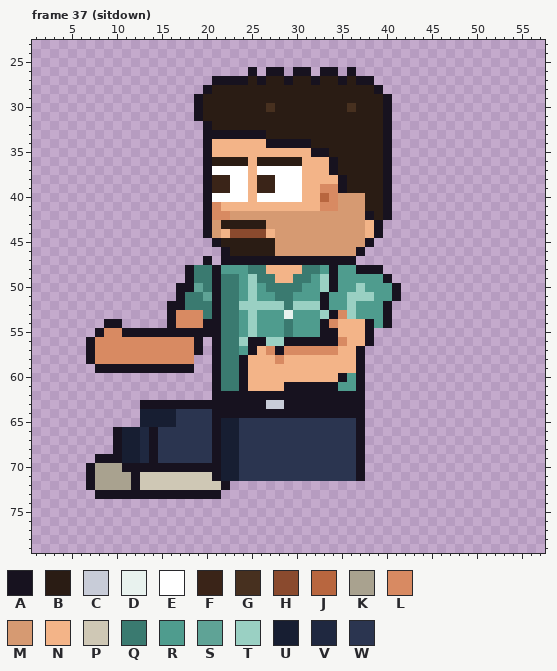
One commit to this pixel-art file: sprites/staff/casual_garrison_left_anim.aseprite. The picture above was drawn from the file before the commit.
64x80 pixels, 129 frames. Colours within 5 levels of each other are drawn and written as one. Shown: frame 37 (sitdown): x 1..57, y 23..79. The old version is drawn lined up with the new one. The commit also changed other frames, which this record leaves out.
Visible layers, top first: "Arm Top", "Beard", "Stubble", "Hair", "Face", "Watch", "Near Arm", "Collar", "Belt", "Shirt", "Body", "Back Arm", "Pants", "Shoes".
Palette (. is transparent): A #17121f  B #2a1c14  C #c8ccd8  D #e8f2ee  E #ffffff  F #3a2418  G #47301f  H #8a4a2e  J #b8663f  K #a9a28f  L #d88a62  M #d69a72  N #f3b488  P #cfc8b5  Q #3a7a70  R #4f9c8e  S #5fa396  T #9ad0c3  U #171e32  V #1f2840  W #2b3550
Pixels before, frame 37 (sitdown) (only the part around the change), first column x 1:
36 ...................ABBBBNBBBBBNNNABBBBBA.............
37 ...................AEEEENEEEEENNNABBBBBA.............
38 ...................AFFEENFFEEENNNNABBBBA.............
39 ...................AFFEENFFEEENNLLABBBBA.............
40 ...................AEEEENEEEEENNJLMMMBBA.............
41 ...................ALNNNNNNNNNNNLLMMMBBA.............
42 ...................ALLMMMMMMMMMMMMMMMABA.............
43 ...................AMBBBBBMMMMMMMMMMMNA..............
44 ...................AMNHHHHNMMMMMMMMMMNA..............
45 ....................ABBBBBBMMMMMMMMMMA...............
46 .....................ABBBBBMMMMMMMMMA................
47 ...................A.AAAAAAAAAAAAAAA.................
48 .................AQQARRRQQNNNNQQRARRAAA..............
49 .................AQQAQQRTQQNNQQRTARRRRRA.............
50 ................AASQAQQRTRQQQQRRTARRTRRRA............
51 ................AQQSAQQRTRRQQRRRARRTTTRRA............
52 ...............AAQQQAQQTTTTTQTTTARRTRRRA.............
53 ...............ALLLQAQQRTRRRDRRRTALTRRRA.............
54 ........AA.....ALLLAAQQRTRRRQRRRALNNNARA.............
55 .......ALLAAAAAAAAAAAQQRTRRRQRRRAANNNA...............
56 ......ALLLLLLLLLLLA.AQQTAATTAAAAAALNNA...............
57 ......ALLLLLLLLLLLA.AQQRANLALLLLLLNNA................
58 ......ALLLLLLLLLLL..AQQANNNLNNNNNNNNA................
59 .......AAAAAAAAAAA..AQQANNNNNNNNNNNNA................
60 ....................AQQANNNNNNNNNNARA................
61 ....................AQQANNNNAAAAAARRA................
62 ....................AAAAAAAAAAAAAAAAA................
63 ............AAAAAAAAAAAAAACCAAAAAAAAA................
64 ............UUUUWWWWAAAAAAAAAAAAAAAAA................
65 ............UUUUWWWWAUUWWWWWWWWWWWWWA................
66 .........AUUVAWWWWWWAUUWWWWWWWWWWWWWA................
67 .........AUUVAWWWWWWAUUWWWWWWWWWWWWWA................
68 .........AUUVAWWWWWWAUUWWWWWWWWWWWWWA................
69 .......AAAUUVAWWWWWWAUUWWWWWWWWWWWWWA................
70 ......AKKKAAAAAAAAAAAUUWWWWWWWWWWWWWA................
71 ......AKKKKAPPPPPPPPAUUWWWWWWWWWWWWWA................
72 ......AKKKKAPPPPPPPPPA...............................
73 .......AAAAAAAAAAAAAA................................
74 .....................................................
75 .....................................................
76 .....................................................
77 .....................................................
78 .....................................................
79 .....................................................
After:
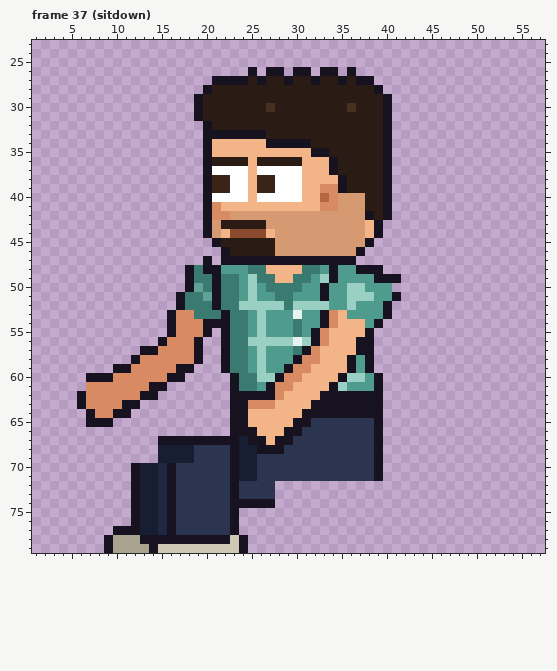
Edits made:
whole drawing moved by -2,-6 (the old picture is shown already moved)
Changed rows in their new state; - is an unchanged pixel.
Frame 37 (sitdown):
first column x 6:
48 --------------A---------------------
49 ---------------------------------A-A
50 -----------.---------------AR-T----.
52 ----------.----------------T--------
53 -------------Q-QA-QRT--RD--ALNR-----
54 ---..-----------A-QRT--RQ-------RA.-
55 --........-LLL-.A-QRT--RQ-ALN-------
56 -........A-----.A-QTT--TDT-LNN-A----
57 -......AA------.A-QRTRRRQA-NN---A---
58 -.....A------A-.A-QRTRRRALL---ARA---
59 --..--LLLLL----.A-QRTRRALL----ARA---
60 -AAALLLLLLAA---..AQQTTALL-----TTRA--
61 -LLLLLLLAA-----..AQQRALLNNNN-T-RRA--
62 ALLLLLLAA------..-----LNNNN-----AA--
63 ALLLLAA..........--LLLNNNN------AA--
64 -ALLAA-..........--NNNNNN-------AA--
65 -AAA---..........AANNNNNAA-----WWA--
66 ----.............AAANNNAA------WWA--
67 ----.....AAAAAA-AAUAANAA-------WWA--
68 ----.....UUUU--WWAUUAAA--------WWA--
69 --.......UUUU--WWAUU-----------WWA--
70 -.....-UUV-WWWWWWAUU-----------WWA--
71 -.....-UUVAWWWWWWAUU-----------WWA--
72 -.....-UUVAWWWWWWAWWWW--------------
73 --....-UUV-WWWWWWAWWWW--------------
74 ------AUUVAWWWWWWAAAAA--------------
75 ------AUUVAWWWWWWA------------------
76 ------AUUVAWWWWWWA------------------
77 ----AAAUUVAWWWWWWA------------------
78 ---AKKKAAAAAAAAAAPA-----------------
79 ---AKKKKAPPPPPPPPPA-----------------
Pixel boxes of the changes (left, top, right, bottom) in both pictures:
changed: (77, 265, 401, 553)
